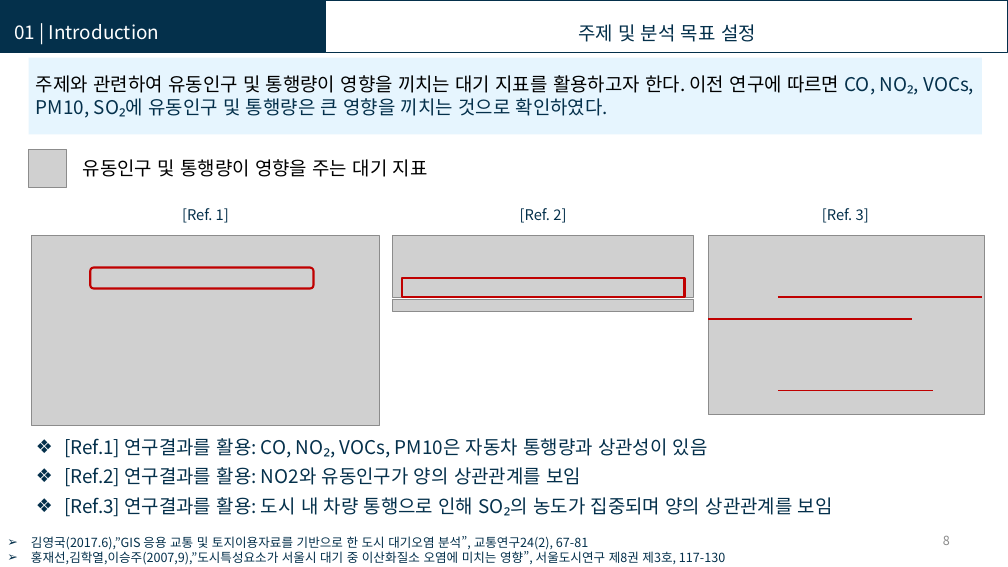
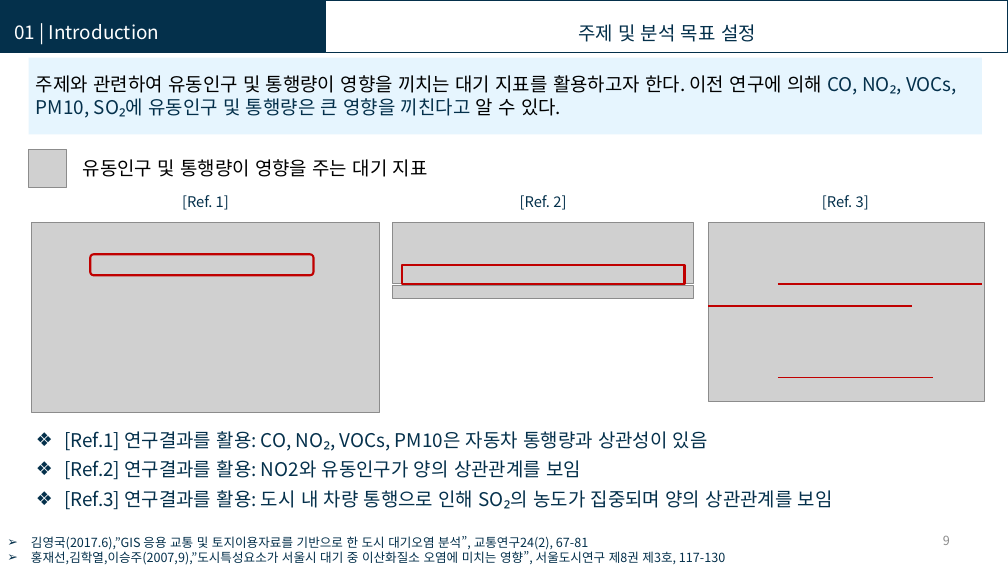
Before and after one commit to KISTI-hackathon-2017/Kangwon-Univ.-Team1, a slide deck: slide 9 of Presentation/U-Bike 타슈.pptx (slide 8 before the commit). Drawn at 1008x567 pixels with LibreOffice and Linux fonts; fonts in the diff are those of the drawing; grey boxes stand for pictures. Boxes give left, top, right and bottom in pixels: in the first picture for what was removed or moved away, otherwise in the second. Text is boxed around its words. In the diff, an @@ line names an element or a change of style, - is before the commit and + after.

```diff
--- a/Presentation/U-Bike 타슈.pptx
+++ b/Presentation/U-Bike 타슈.pptx
@@ text at box(36, 75, 957, 118): text changed; text colour #04304B to #000000 @@
-주제와 관련하여 유동인구 및 통행량이 영향을 끼치는 대기 지표를 활용하고자 한다. 이전 연구에 따르면 CO, NO₂, VOCs, PM10, SO₂에 유동인구 및 통행량은 큰 영향을 끼치는 것으로 확인하였다.
+주제와 관련하여 유동인구 및 통행량이 영향을 끼치는 대기 지표를 활용하고자 한다. 이전 연구에 의해 CO, NO₂, VOCs, PM10, SO₂에 유동인구 및 통행량은 큰 영향을 끼친다고 알 수 있다.
@@ 4 pictures, 3 texts, 3 lines, 1 rounded rectangle, 1 rectangle: place and size @@
-4 pictures, 3 texts, 3 lines, 1 rounded rectangle, 1 rectangle at box(32, 208, 985, 426)
+4 pictures, 3 texts, 3 lines, 1 rounded rectangle, 1 rectangle at box(32, 195, 985, 412)
@@ text "[Ref.1] 연구결과를 활용: CO, NO₂, ...": place and size @@
-text "[Ref.1] 연구결과를 활용: CO, NO₂, ..." at box(64, 438, 833, 517)
+text "[Ref.1] 연구결과를 활용: CO, NO₂, ..." at box(64, 431, 833, 510)
@@ page number at box(943, 536, 950, 545): text changed @@
-8
+9
```
Also in this commit, not shown: 6 other slides changed, 13 slides added, 2 slides removed.
